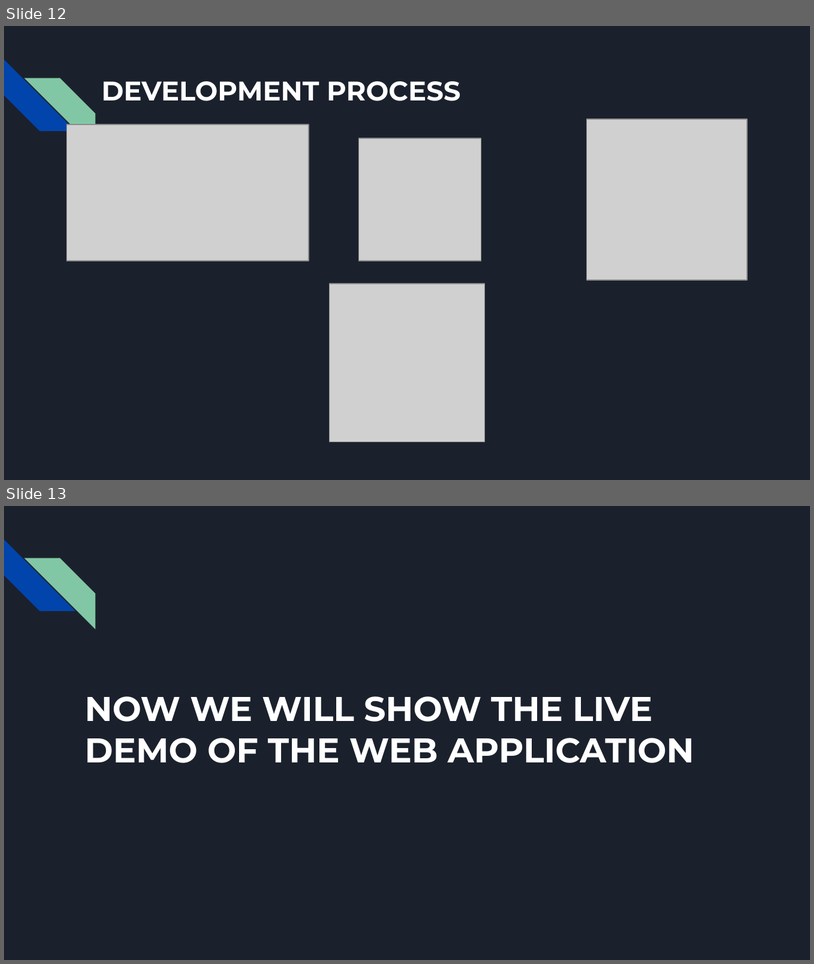
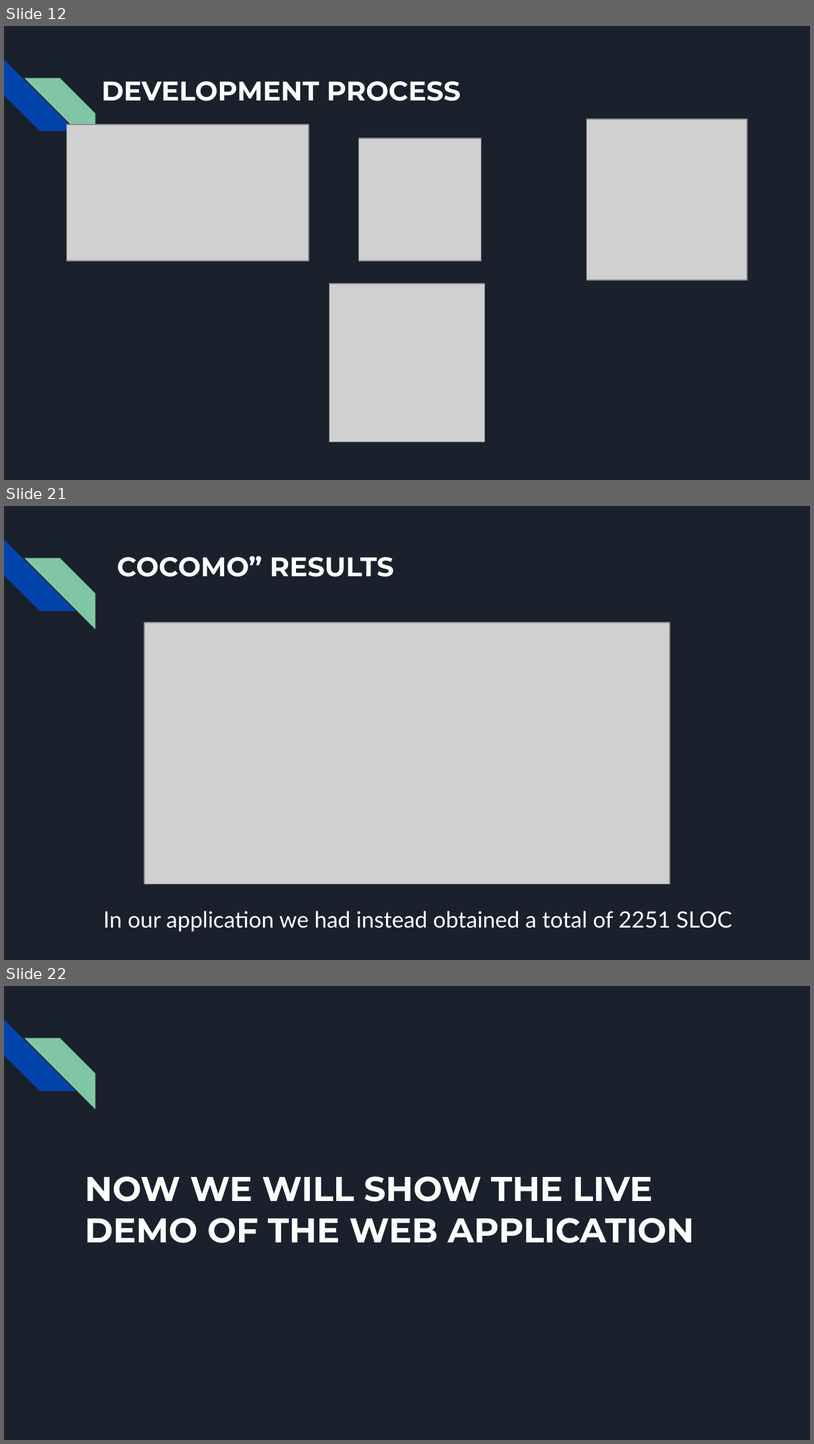
Before and after one commit to bbooss97/MarketFuture, a slide deck: documentazione/Slides presentazione progetto.pptx. Shown one above the other, each under a label of ours: slides 12 and 13 before the commit, slides 12, 21 and 22 after it; the slides between them are not shown. The pictures are 814x964 and 814x1444 pixels, drawn with LibreOffice and Linux fonts; fonts in the diff are those of the drawing; grey boxes stand for pictures. Boxes give left, top, right and bottom in pixels: in the first picture for what was removed or moved away, otherwise in the second. Text is boxed around its words. In the diff, an @@ line names an element or a change of style, - is before the commit and + after.

```diff
--- a/documentazione/Slides presentazione progetto.pptx
+++ b/documentazione/Slides presentazione progetto.pptx
@@ slide 21 added at (x1=4, y1=506, x2=810, y2=960), background #1B212C; not listed: 2 template elements that a slide beside it also shows @@
@@ title added at (x1=117, y1=556, x2=394, y2=577), 24 pt, text #FFFFFF, bold @@
+COCOMO” RESULTS
@@ picture added at (x1=144, y1=622, x2=670, y2=883) @@
@@ text added at (x1=104, y1=910, x2=732, y2=931), 20 pt, text #FFFFFF @@
+In our application we had instead obtained a total of 2251 SLOC
@@ what was slide 13 is now slide 22 @@
```
Also in this commit, not shown: 1 slide changed, 8 other slides added.
